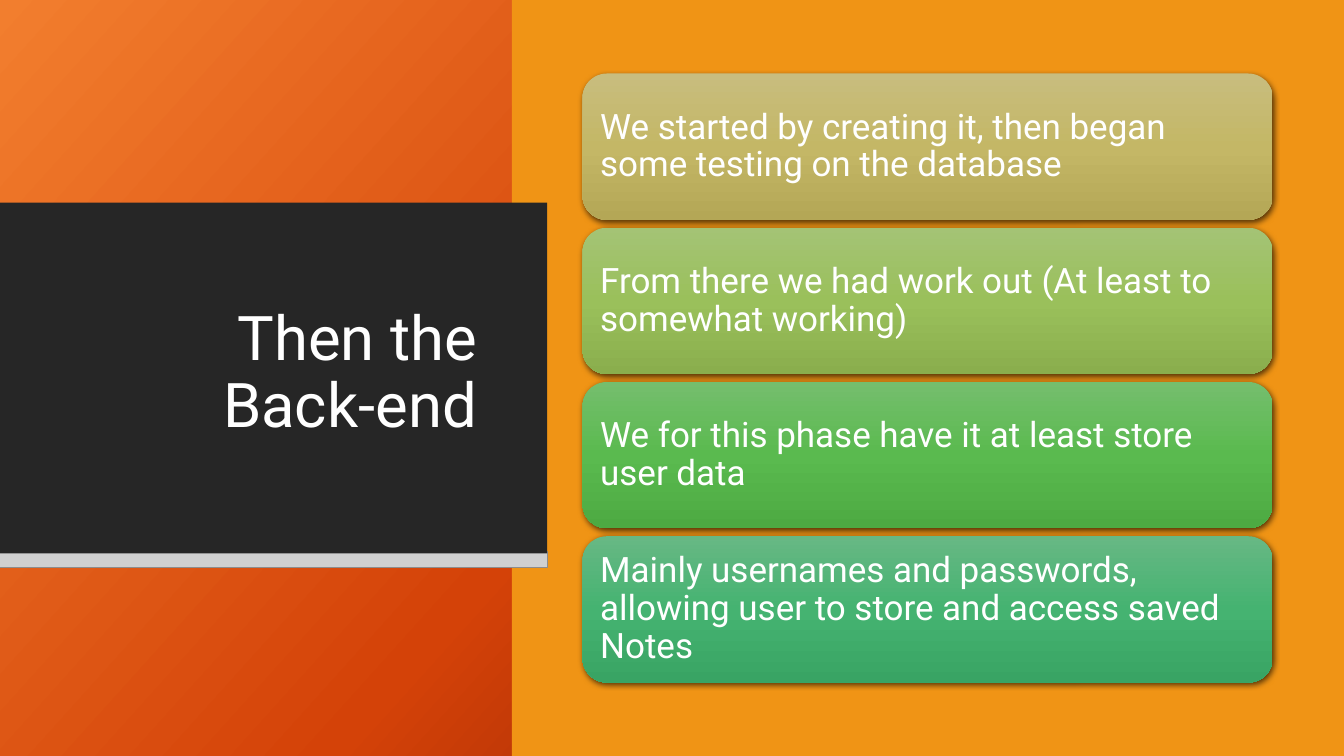
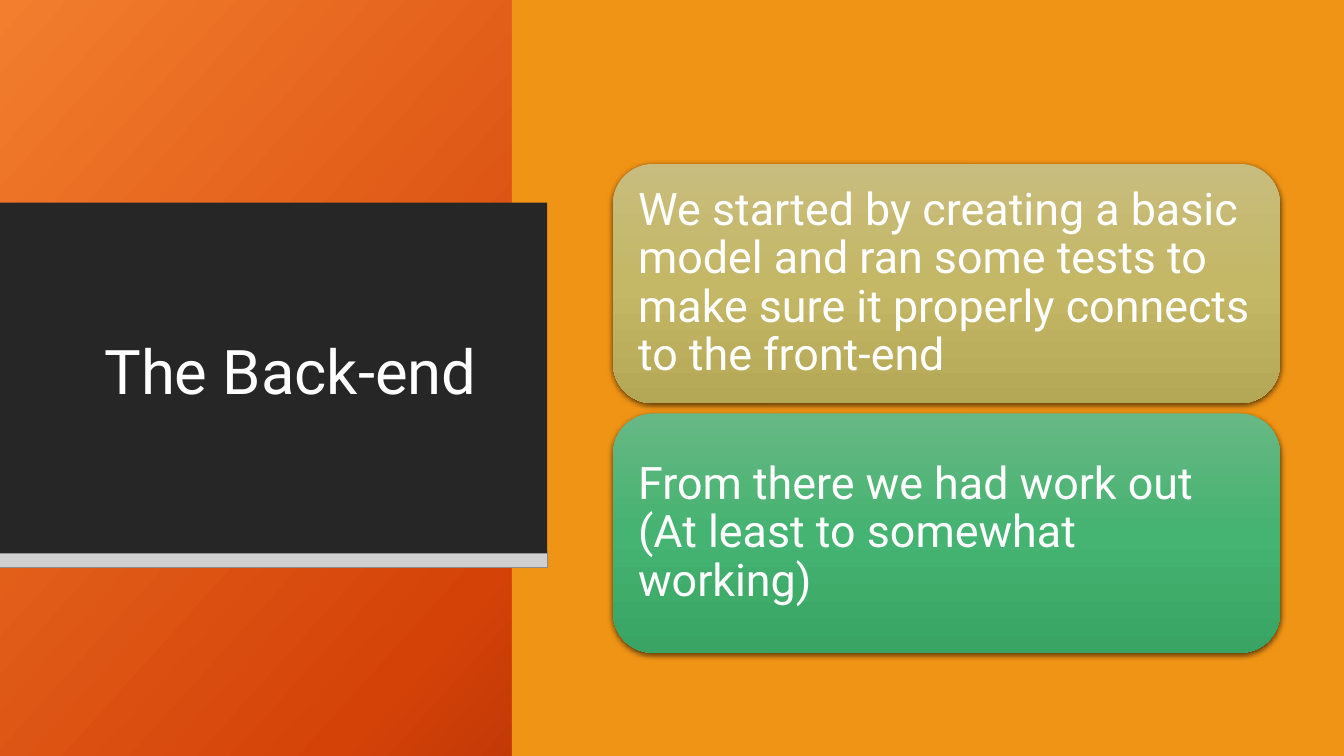
Before and after one commit to Dwaddle26/EncryptNotes, a slide deck: slide 3 of Phase 2 Documentation/Team_2_Presentation_2.pptx. Drawn at 1344x756 pixels with LibreOffice and Linux fonts; fonts in the diff are those of the drawing; grey boxes stand for pictures; background and template pictures are left out. Boxes give left, top, right and bottom in pixels: in the first picture for what was removed or moved away, otherwise in the second. Text is boxed around its words. In the diff, an @@ line names an element or a change of style, - is before the commit and + after.

```diff
--- a/Phase 2 Documentation/Team_2_Presentation_2.pptx
+++ b/Phase 2 Documentation/Team_2_Presentation_2.pptx
@@ rounded rectangle: place and size @@
-rounded rectangle at box(583, 228, 1273, 374)
+rounded rectangle at box(613, 164, 1280, 403)
@@ rounded rectangle at box(613, 164, 1280, 403): fill gradient #A5C476 to #9AC05B to #8AAF4D to gradient #C8BE7F to #C5B867 to #B4A756 @@
@@ text added at box(638, 191, 1249, 371), 32 pt, text #FFFFFF @@
+We started by creating a basic model and ran some tests to make sure it properly connects to the front-end
@@ title at box(104, 348, 477, 395): text changed @@
-Then the Back-end
+The Back-end
@@ rounded rectangle: place and size @@
-rounded rectangle at box(583, 536, 1273, 683)
+rounded rectangle at box(613, 413, 1280, 652)
@@ text "From there we had work ...": place and size @@
-text "From there we had work ..." at box(600, 265, 1211, 339)
+text "From there we had work ..." at box(638, 465, 1193, 606)
@@ text "From there we had work ..." at box(638, 465, 1193, 606): size 25 to 32 pt; more space between paragraphs @@
@@ group removed at box(583, 74, 1273, 659): 3 texts, 2 rounded rectangles @@
-We started by creating it, then began some testing on the database
-We for this phase have it at least store user data
-Mainly usernames and passwords, allowing user to store and access saved Notes
```
Also in this commit, not shown: 2 other slides changed, 1 slide added, 1 slide removed.
